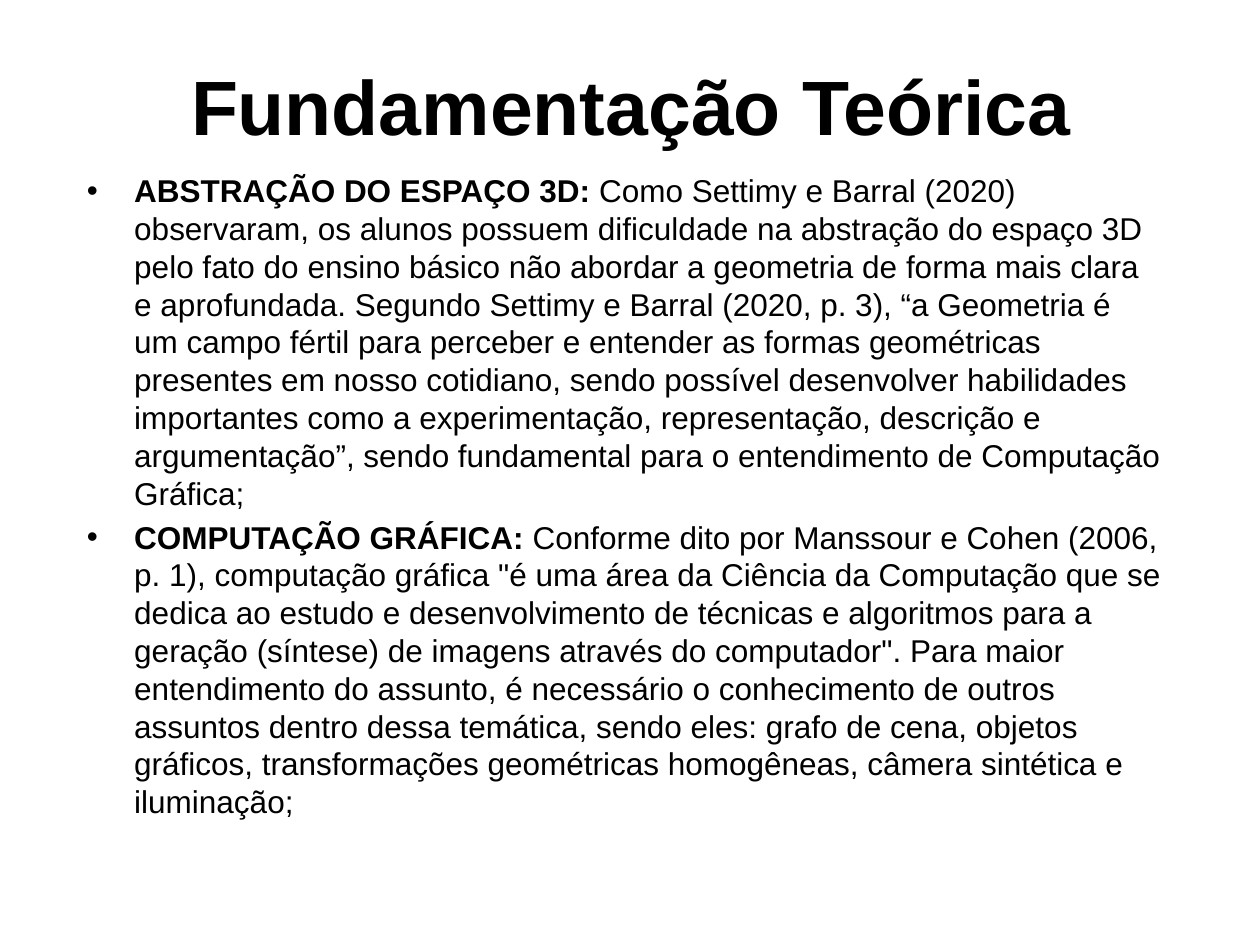
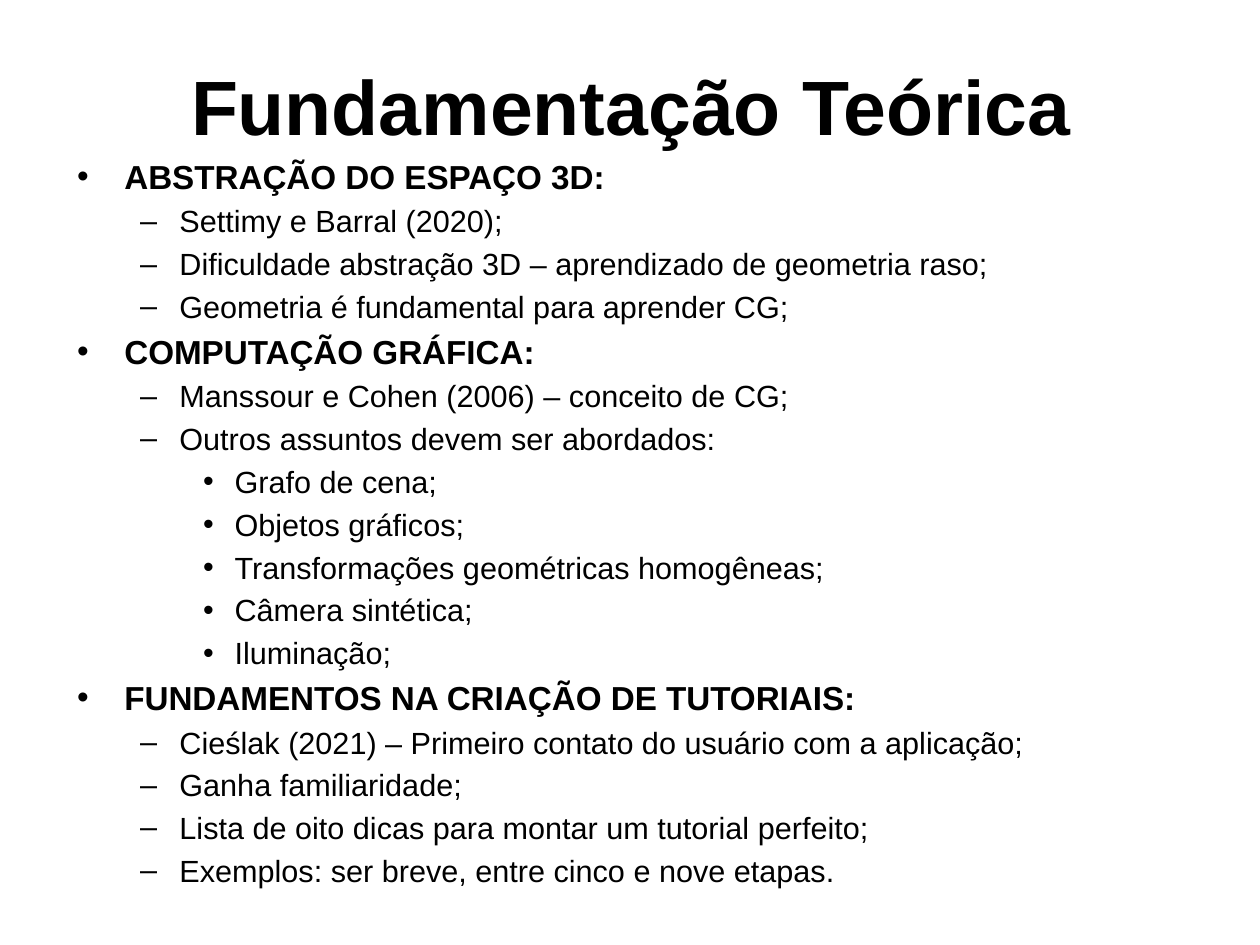
Before and after one commit to PanicAThePython/tcc_NataliaSensWeise, a slide deck: slide 5 of Slides_NataliaSensWeise.pptx. Drawn at 1260x945 pixels with LibreOffice and Linux fonts; fonts in the diff are those of the drawing; background and template pictures are left out. Boxes give left, top, right and bottom in pixels: in the first picture for what was removed or moved away, otherwise in the second. Text is boxed around its words. In the diff, an @@ line names an element or a change of style, - is before the commit and + after.

```diff
--- a/Slides_NataliaSensWeise.pptx
+++ b/Slides_NataliaSensWeise.pptx
@@ text at [124, 162, 1023, 888]: text changed; size 18 to 17.5 pt @@
-• ABSTRAÇÃO DO ESPAÇO 3D: Como Settimy e Barral (2020) observaram, os alunos possuem dificuldade na abstração do espaço 3D pelo fato do ensino básico não abordar a geometria de forma mais clara e aprofundada. Segundo Settimy e Barral (2020, p. 3), “a Geometria é um campo fértil para perceber e entender as formas geométricas presentes em nosso cotidiano, sendo possível desenvolver habilidades importantes como a experimentação, representação, descrição e argumentação”, sendo fundamental para o entendimento de Computação Gráfica;
-• COMPUTAÇÃO GRÁFICA: Conforme dito por Manssour e Cohen (2006, p. 1), computação gráfica "é uma área da Ciência da Computação que se dedica ao estudo e desenvolvimento de técnicas e algoritmos para a geração (síntese) de imagens através do computador". Para maior entendimento do assunto, é necessário o conhecimento de outros assuntos dentro dessa temática, sendo eles: grafo de cena, objetos gráficos, transformações geométricas homogêneas, câmera sintética e iluminação;
+• ABSTRAÇÃO DO ESPAÇO 3D:
+  – Settimy e Barral (2020);
+  – Dificuldade abstração 3D – aprendizado de geometria raso;
+  – Geometria é fundamental para aprender CG;
+• COMPUTAÇÃO GRÁFICA:
+  – Manssour e Cohen (2006) – conceito de CG;
+  – Outros assuntos devem ser abordados:
+    • Grafo de cena;
+    • Objetos gráficos;
+    • Transformações geométricas homogêneas;
+    • Câmera sintética;
+    • Iluminação;
+• FUNDAMENTOS NA CRIAÇÃO DE TUTORIAIS:
+  – Cieślak (2021) – Primeiro contato do usuário com a aplicação;
+  – Ganha familiaridade;
+  – Lista de oito dicas para montar um tutorial perfeito;
+  – Exemplos: ser breve, entre cinco e nove etapas.
```
Also in this commit, not shown: 30 other slides changed, 2 slides removed, 2 other files.
